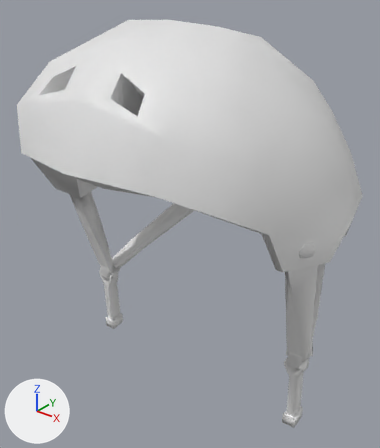
The FBX model Assets/Meshes/cHA/SkateHelmet (1).fbx, before and after one commit.
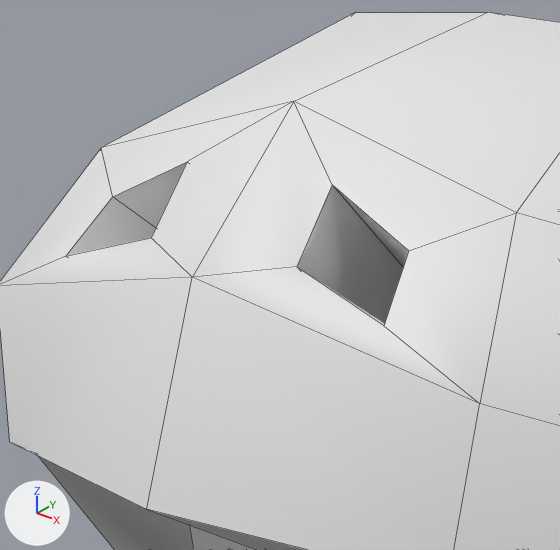
Each version is shown whole from a camera (50 mm lens) standing at (0.607, -0.896, 2.505) and looking at (-0.018, -0.115, 2.021), then close up on the part from 5% to 50% of the width and 4% to 42% of the height. The lights are fixed; the arrows at lower left show +X, +Y and +Z. The close-ups show mesh edges as thin lines. Where no turn or scale is listed for an object, it has been applied to the vertices. Vertices at the same position are counted once.
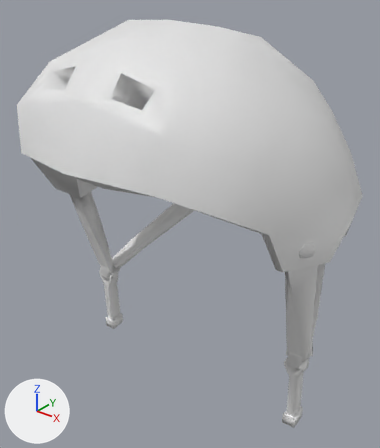
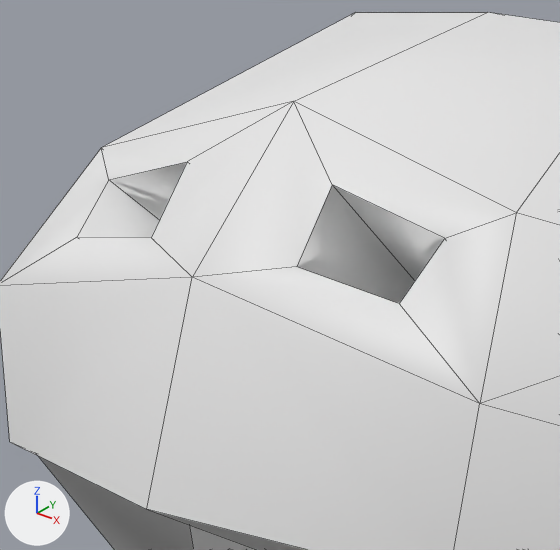
Boxes (x1, y1, x2, y2) around the edits, measured in the close-ups (560 x 550 px):
part 1 of me_mesh_003, built on: (192, 102, 560, 426) in both
part 2 of me_mesh_003, built on: (0, 102, 292, 286) in both

What changed in the scene script:
```text
Add mat_material_001:
    mat_material_001 = principled_material('Material.001')
    mat_material_001.base_color = (0.8, 0.8, 0.8)  # white #e7e7e7
    mat_material_001.roughness = 0.553
Change me_mesh_003:
    where me_mesh_003.from_pydata(...)  # 456 vertices, 452 faces; spans x -0.325..0.325, y -0.347..0.351, z -0.14..0.637
    used by ob_cube; location = (0.0, -0.0903, 1.7919)
    verts and faces of me_mesh_003; kept vertices keep their numbers, new ones are numbered from 456
    before: 4 (0.1, -0.271, 0.557) at pixel (408, 250), 17 (0.221, -0.189, 0.548), 18 (0.108, -0.297, 0.531) at pixel (383, 325), 26 (0.265, -0.2, 0.463), 98 (0.139, -0.246, 0.574) at pixel (516, 212)
    before: 99 (0.165, -0.301, 0.509) at pixel (479, 403)
    before: 224 (-0.1, -0.271, 0.557) at pixel (112, 196), 240 (-0.221, -0.189, 0.548), 243 (-0.108, -0.297, 0.531) at pixel (65, 256), 255 (-0.265, -0.2, 0.463), 334 (-0.139, -0.246, 0.574) at pixel (101, 147)
    before: 335 (-0.165, -0.301, 0.509)
    me_mesh_003 part 1
    add delete_faces([(17, 98, 99, 26)])
    add verts[4] = (0.113, -0.263, 0.563)  # moved, pixel (444, 238)
    add verts[17] = (0.228, -0.158, 0.537)  # moved
    add verts[18] = (0.109, -0.288, 0.539)  # moved, pixel (399, 303)
    add faces += [(17, 98, 99), (17, 99, 26)]  # mat_material_001 (white #e7e7e7)
    me_mesh_003 part 2
    add delete_faces([(240, 255, 335, 334)])
    add verts[224] = (-0.113, -0.263, 0.563)  # moved, pixel (108, 179)
    add verts[240] = (-0.228, -0.158, 0.537)  # moved
    add verts[243] = (-0.109, -0.288, 0.539)  # moved, pixel (76, 237)
    add faces += [(240, 335, 334), (240, 255, 335)]  # mat_material_001 (white #e7e7e7)
    add me_mesh_003.materials.append(mat_material_001)  # white #e7e7e7
```
